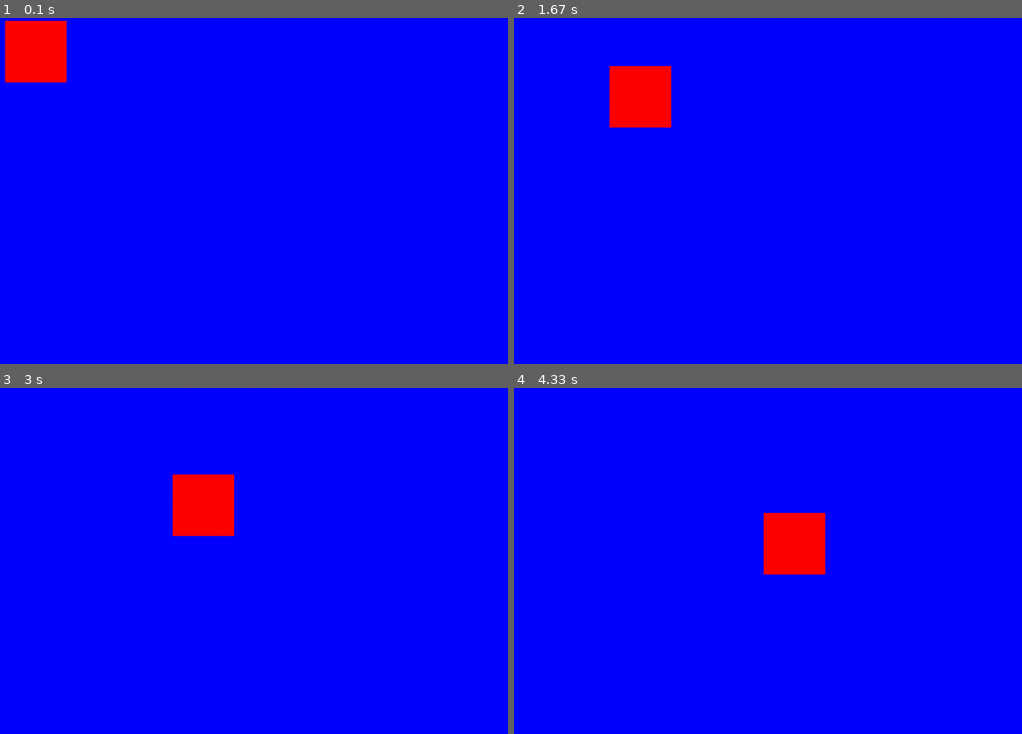
Above: before the commit, frames 1-4 (two rows, left to right).
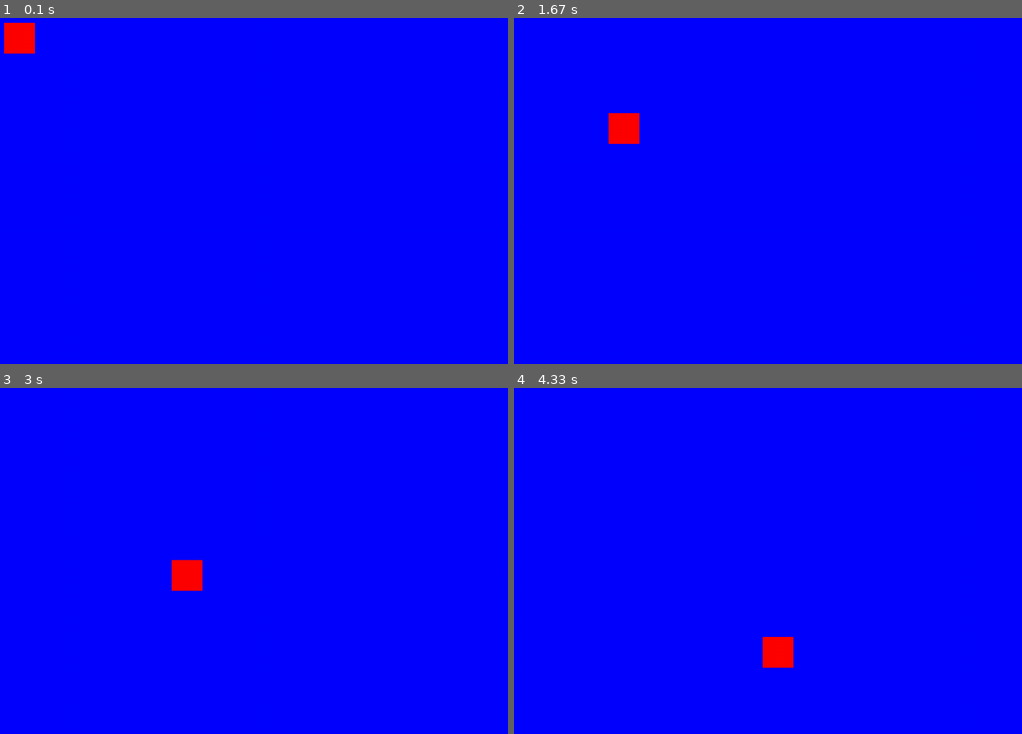
Above: after the commit, the same moments.

Repository: cakirburak/pygame-ecs-kickstart
Game: pygame game, started from main.py
Two runs of this game, one before a commit and one after it. Both use one fixed random seed, a clock stepped at 60 frames per second and the inputs below.
Inputs:
- Up to frame 1 (0.1 s): no input
- Up to frame 2 (1.67 s): no input
- Up to frame 3 (3 s): no input
- Up to frame 4 (4.33 s): no input

The runs differ from the first frame. In frame 1, 1.7% of the frame differs, in the area x 0-14%, y 0-19%; in frame 2, 2.3%; in frame 3, 2.8%, in the area x 33-47%, y 24-59%; in frame 4, 2.8%.

Commit message:
render_surface implemented

Diff:
--- a/game.py
+++ b/game.py
@@ -3,8 +3,9 @@
 
 class Game:
     def __init__(self, base_res_w, base_res_h):
-        self.screen = pg.Surface
-        self.render_window = pg.Rect
+        self.screen_surface = pg.Surface
+        self.render_surface = pg.Surface
+        self.render_surface_rect = pg.Rect
         self.render_scale = 1
         self.game_res = 16/9
 
@@ -26,27 +27,25 @@
         # set render window and render scale
         if display_res == self.game_res:
             print("FullScreen")
-            self.render_window = pg.Rect(0,0, display_info.current_w, display_info.current_h)
+            self.render_surface_rect = pg.Rect(0,0, display_info.current_w, display_info.current_h)
             self.render_scale = display_info.current_w / base_res_w
         elif display_res < self.game_res:
-            self.render_window = pg.Rect( 0, int((display_info.current_h - display_info.current_w*(9/16))/2 ), display_info.current_w, display_info.current_w*(9/16),)
+            self.render_surface_rect = pg.Rect( 0, int((display_info.current_h - display_info.current_w*(9/16))/2 ), display_info.current_w, display_info.current_w*(9/16),)
             self.render_scale = display_info.current_w / base_res_w
             print("User Display is Higher")
         else:
-            self.render_window = pg.Rect(int((display_info.current_w - display_info.current_h*(16/9))/2), 0, display_info.current_h*(16/9), display_info.current_h)
+            self.render_surface_rect = pg.Rect(int((display_info.current_w - display_info.current_h*(16/9))/2), 0, display_info.current_h*(16/9), display_info.current_h)
             self.render_scale = display_info.current_h / base_res_h
             print("User Display is Wider")
 
         # set screen
-        self.screen = pg.display.set_mode((display_info.current_w, display_info.current_h), flags=pg.FULLSCREEN | pg.NOFRAME)
+        self.screen_surface = pg.display.set_mode((display_info.current_w, display_info.current_h), flags=pg.FULLSCREEN | pg.NOFRAME)
+        self.render_surface = pg.Surface((self.render_surface_rect.width, self.render_surface_rect.height))
 
         # testing entity manager
-        entity = self.e_manager.add_entity("background")
-        entity.c_transform(pg.Vector2(0+self.render_window.x, 0+self.render_window.y))
-        entity.c_shape(pg.Vector2(640*self.render_scale, 360*self.render_scale), pg.Color(0, 0, 255))
         entity2 = self.e_manager.add_entity("player")
-        entity2.c_transform(pg.Vector2(0+self.render_window.x, 0+self.render_window.y), pg.Vector2(2, 1), 1)
-        entity2.c_shape(pg.Vector2(32*self.render_scale, 32*self.render_scale), pg.Color(255, 0, 0))
+        entity2.c_transform(pg.Vector2(0, 0), pg.Vector2(2, 2), 1)
+        entity2.c_shape(pg.Vector2(16*self.render_scale, 16*self.render_scale), pg.Color(255, 0, 0))
 
     def run(self):
         clock = pg.time.Clock()
@@ -67,12 +66,12 @@
             e.c_transform.pos += e.c_transform.velocity
 
     def s_render(self):
-        pg.Surface.fill(self.screen, "black")
-        for e in self.e_manager.get_entities("background"):
-            pg.draw.rect(self.screen, e.c_shape.fill_color, pg.Rect(e.c_transform.pos.x, e.c_transform.pos.y, e.c_shape.size.x, e.c_shape.size.y))
+        pg.Surface.fill(self.screen_surface, "black")
+        pg.Surface.blit(self.screen_surface, self.render_surface, (self.render_surface_rect.x, self.render_surface_rect.y))
+        pg.Surface.fill(self.render_surface, "blue")
 
         for e in self.e_manager.get_entities("player"):
-            pg.draw.rect(self.screen, e.c_shape.fill_color, pg.Rect(e.c_transform.pos.x, e.c_transform.pos.y, e.c_shape.size.x, e.c_shape.size.y))
+            pg.draw.rect(self.render_surface, e.c_shape.fill_color, pg.Rect(e.c_transform.pos.x, e.c_transform.pos.y, e.c_shape.size.x, e.c_shape.size.y))
 
         pg.display.flip()
 
